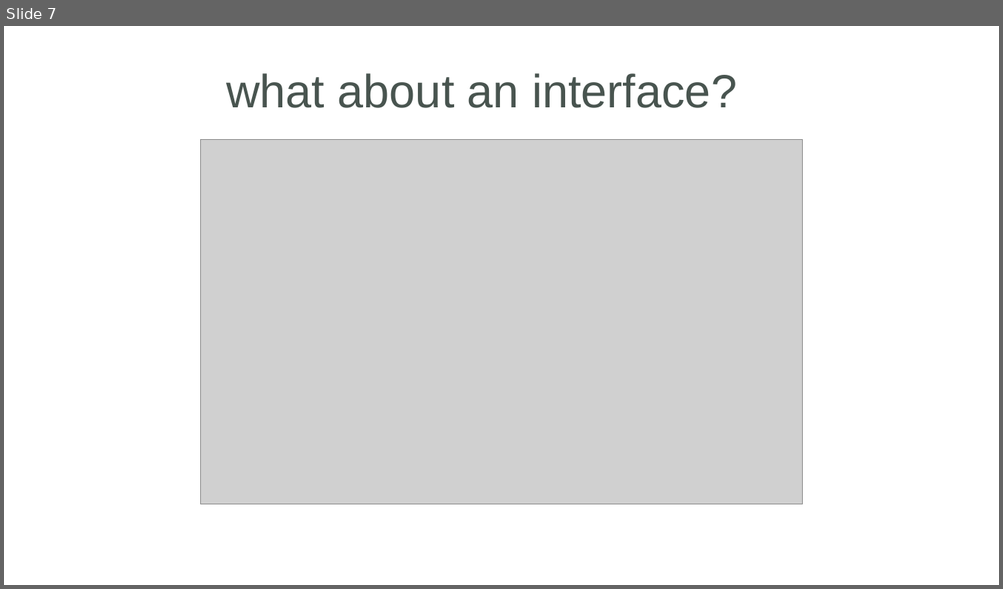
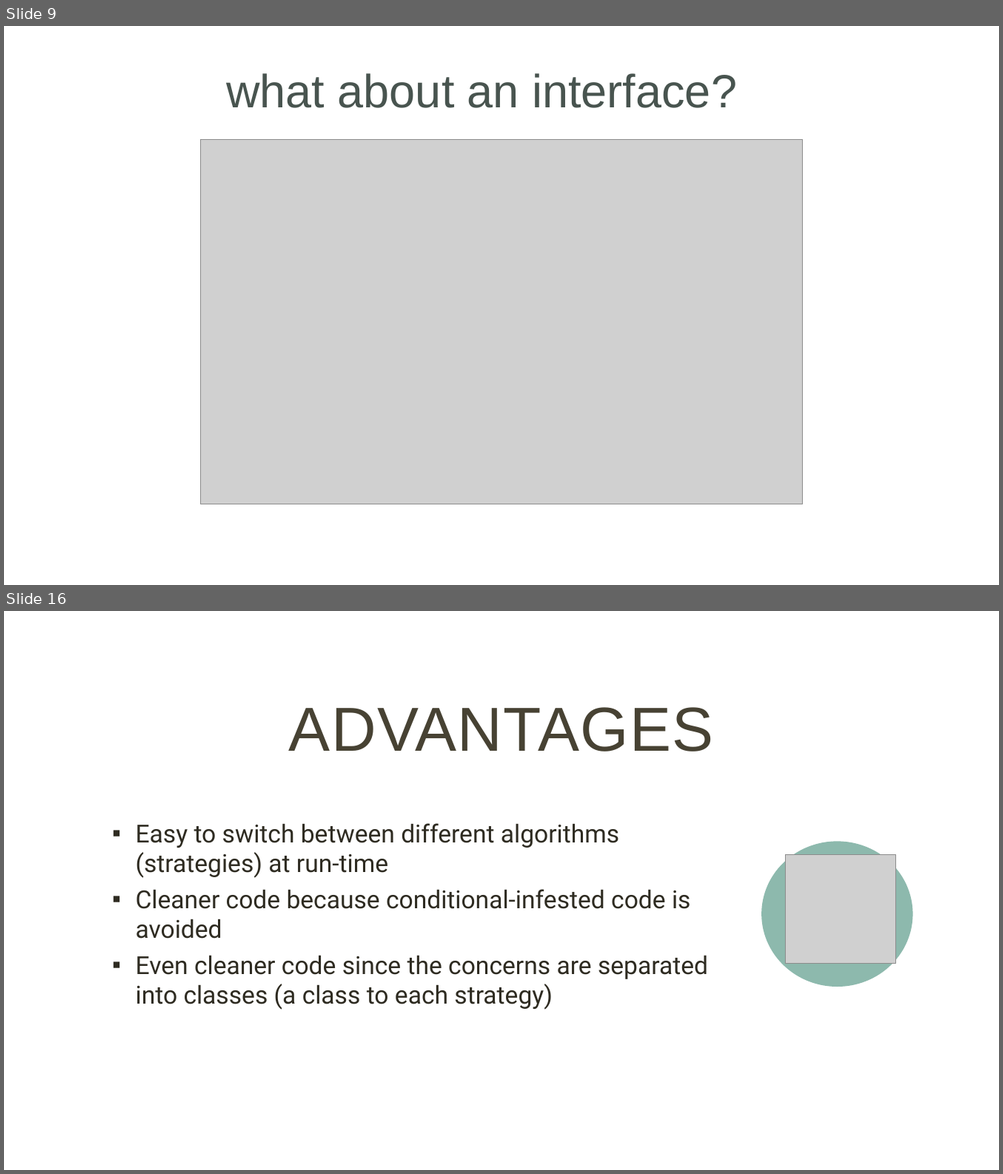
Before and after one commit to ntninh18/crossy-road, a slide deck: seminar/StrategyPattern.pptx. Shown one above the other, each under a label of ours: slide 7 before the commit, slides 9 and 16 after it; the slides between them are not shown. The pictures are 1003x589 and 1003x1174 pixels, drawn with LibreOffice and Linux fonts; fonts in the diff are those of the drawing; grey boxes stand for pictures. Boxes give left, top, right and bottom in pixels: in the first picture for what was removed or moved away, otherwise in the second. Text is boxed around its words. In the diff, an @@ line names an element or a change of style, - is before the commit and + after.

```diff
--- a/seminar/StrategyPattern.pptx
+++ b/seminar/StrategyPattern.pptx
@@ slide 16 added at box(4, 611, 999, 1170), background #FFFFFF @@
@@ title added at box(289, 707, 714, 752), 60 pt, text #474233 @@
+ADVANTAGES
@@ text added at box(136, 823, 708, 1010), 24 pt, text #2E2B21 @@
+▪ Easy to switch between different algorithms (strategies) at run-time
+▪ Cleaner code because conditional-infested code is avoided
+▪ Even cleaner code since the concerns are separated into classes (a class to each strategy)
@@ ellipse added at box(761, 842, 913, 987), fill #8DB9AD @@
@@ picture added at box(785, 855, 896, 964) @@
@@ what was slide 7 is now slide 9 @@
```
Also in this commit, not shown: 2 slides changed, 12 other slides added, 1 slide removed.
